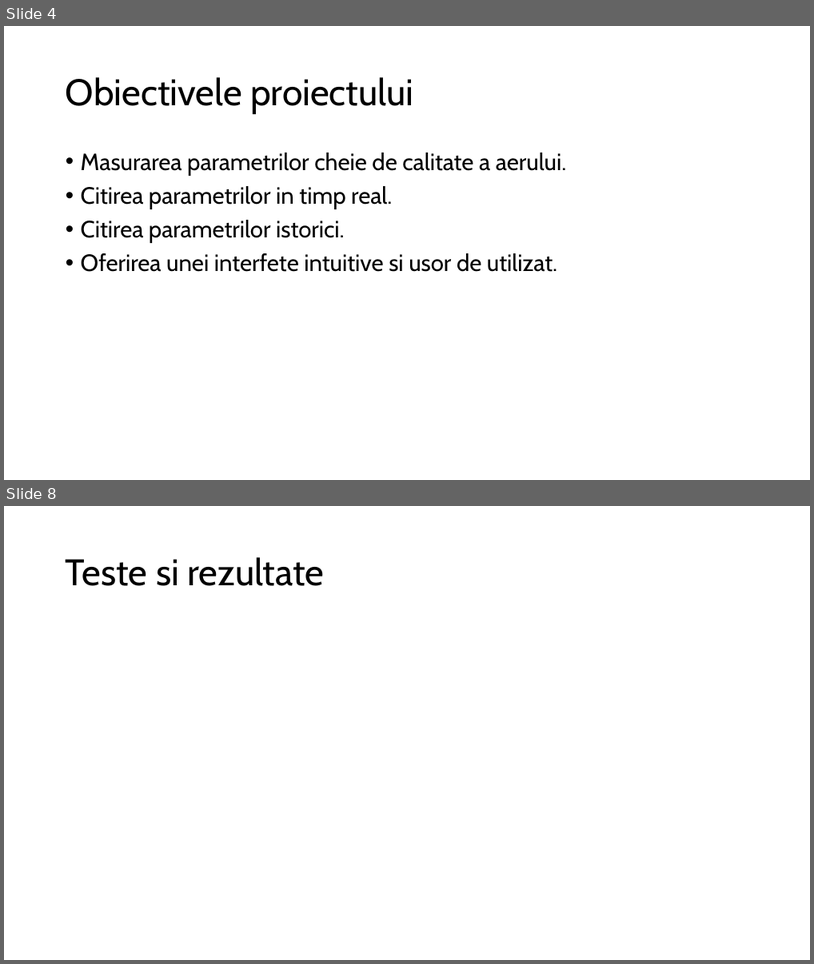
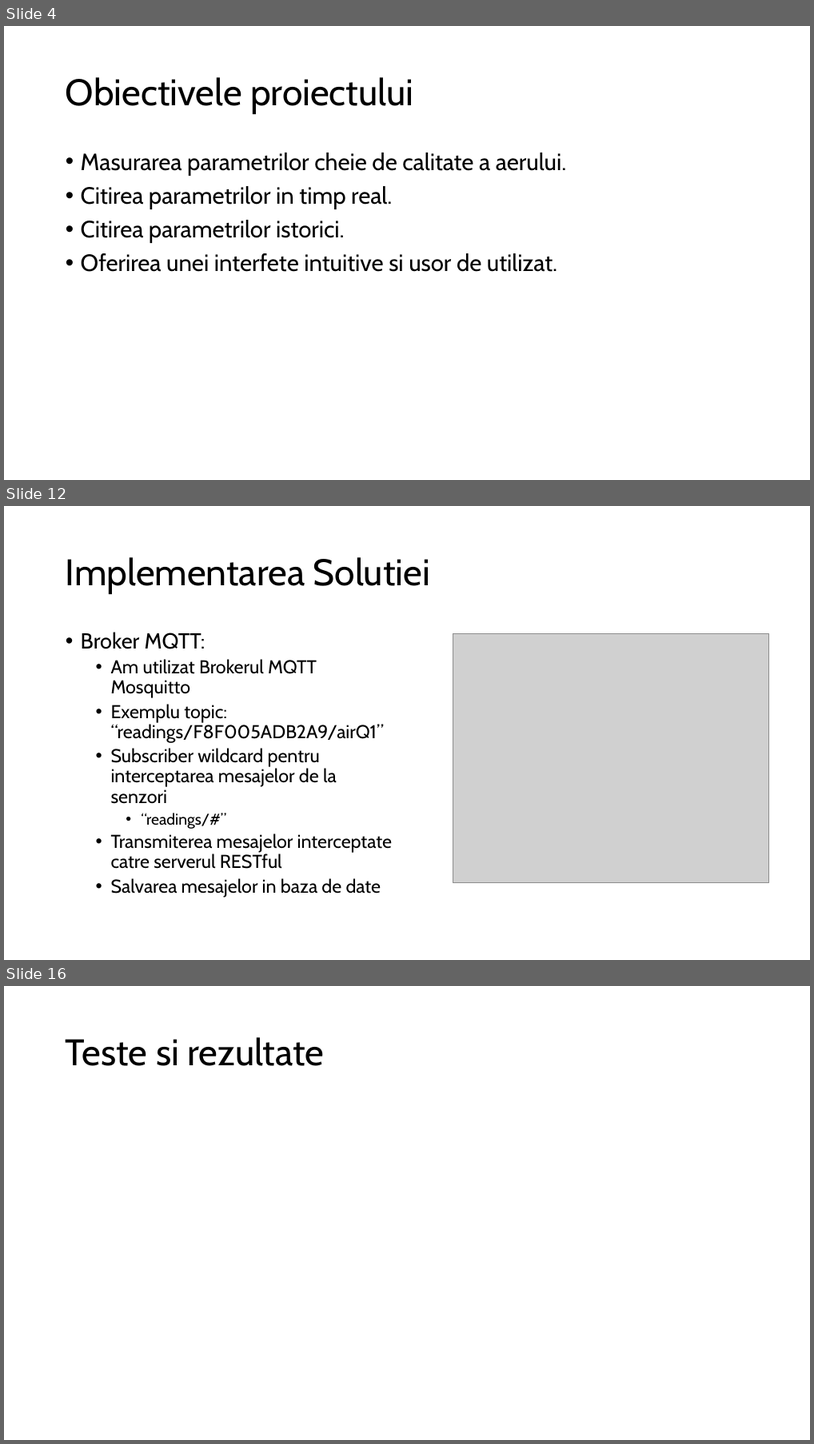
Before and after one commit to Coposescu/IoTDocumentation, a slide deck: Coposescu_Mihai_Octavian_prezentare.pptx. Shown one above the other, each under a label of ours: slides 4 and 8 before the commit, slides 4, 12 and 16 after it; the slides between them are not shown. The pictures are 814x964 and 814x1444 pixels, drawn with LibreOffice and Linux fonts; fonts in the diff are those of the drawing; grey boxes stand for pictures. Boxes give left, top, right and bottom in pixels: in the first picture for what was removed or moved away, otherwise in the second. Text is boxed around its words. In the diff, an @@ line names an element or a change of style, - is before the commit and + after.

```diff
--- a/Coposescu_Mihai_Octavian_prezentare.pptx
+++ b/Coposescu_Mihai_Octavian_prezentare.pptx
@@ slide 12 added at bbox=[4, 506, 810, 960], background #FFFFFF @@
@@ title added at bbox=[66, 557, 430, 594], 44 pt, text #000000 @@
+Implementarea Solutiei
@@ text added at bbox=[81, 632, 392, 897], 22.2 pt, text #000000 @@
+• Broker MQTT:
+  • Am utilizat Brokerul MQTT Mosquitto
+  • Exemplu topic: “readings/F8F005ADB2A9/airQ1”
+  • Subscriber wildcard pentru interceptarea mesajelor de la senzori
+    • “readings/#”
+  • Transmiterea mesajelor interceptate catre serverul RESTful
+  • Salvarea mesajelor in baza de date
@@ picture added at bbox=[453, 634, 769, 882] @@
@@ what was slide 8 is now slide 16 @@
```
Also in this commit, not shown: 3 slides changed, 7 other slides added.
